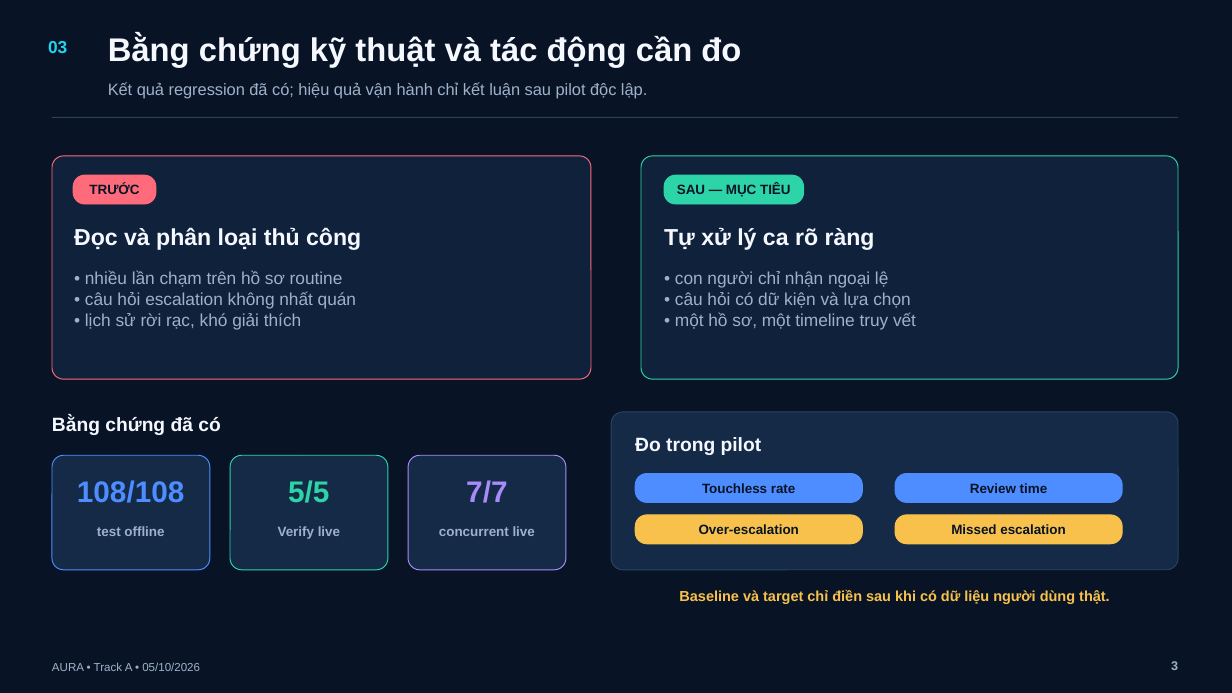
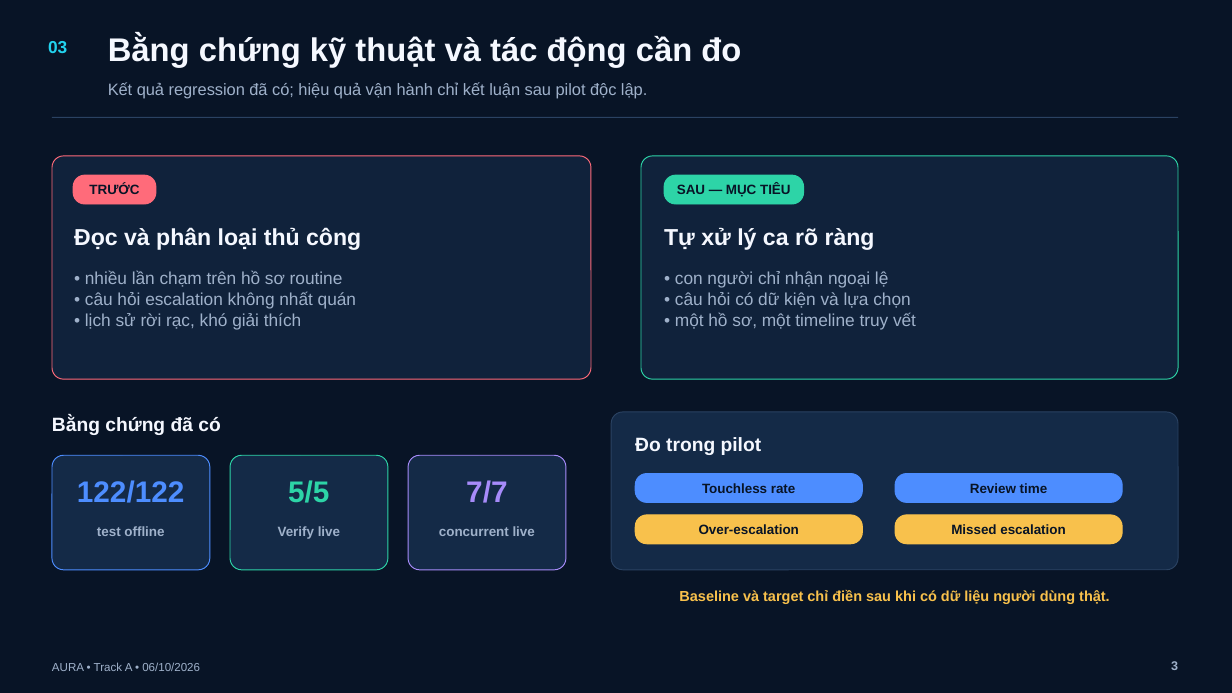
Before and after one commit to BondPhuPhamzZ/AURA, a slide deck: slide 3 of AURA/submission/AURA_5_SLIDES.pptx. Drawn at 1232x693 pixels with LibreOffice and Linux fonts; fonts in the diff are those of the drawing. Boxes give left, top, right and bottom in pixels: in the first picture for what was removed or moved away, otherwise in the second. Text is boxed around its words. In the diff, an @@ line names an element or a change of style, - is before the commit and + after.

```diff
--- a/AURA/submission/AURA_5_SLIDES.pptx
+++ b/AURA/submission/AURA_5_SLIDES.pptx
@@ text at [77, 480, 185, 503]: text changed @@
-108/108
+122/122
```
Also in this commit, not shown: 4 other slides changed, 14 other files.
